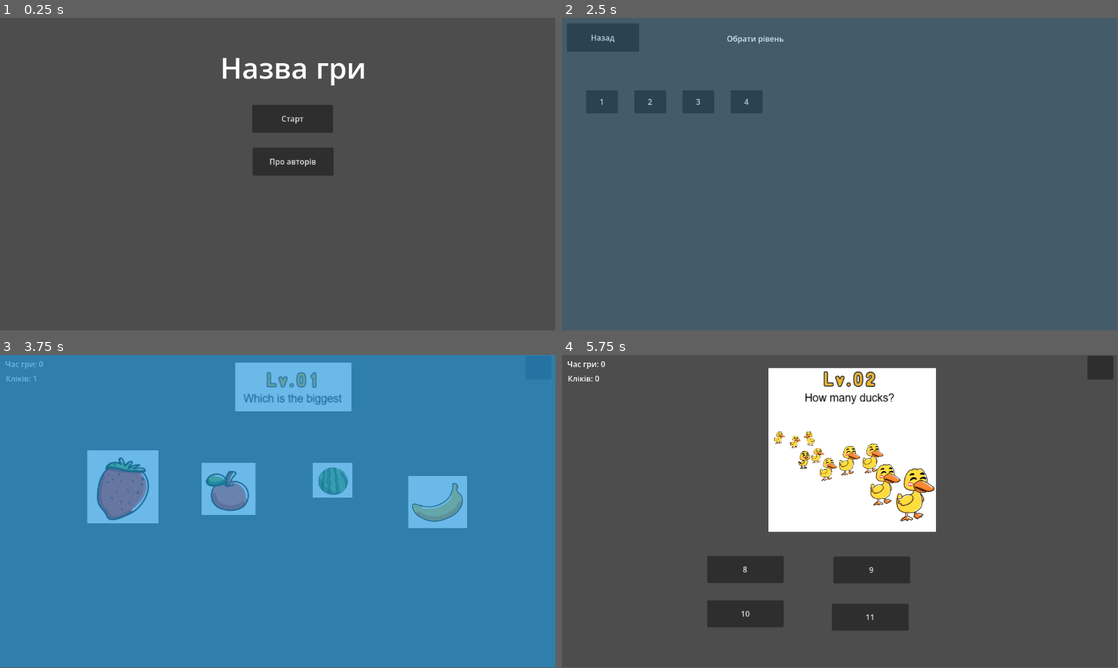
Above: before the commit, frames 1-4 (two rows, left to right).
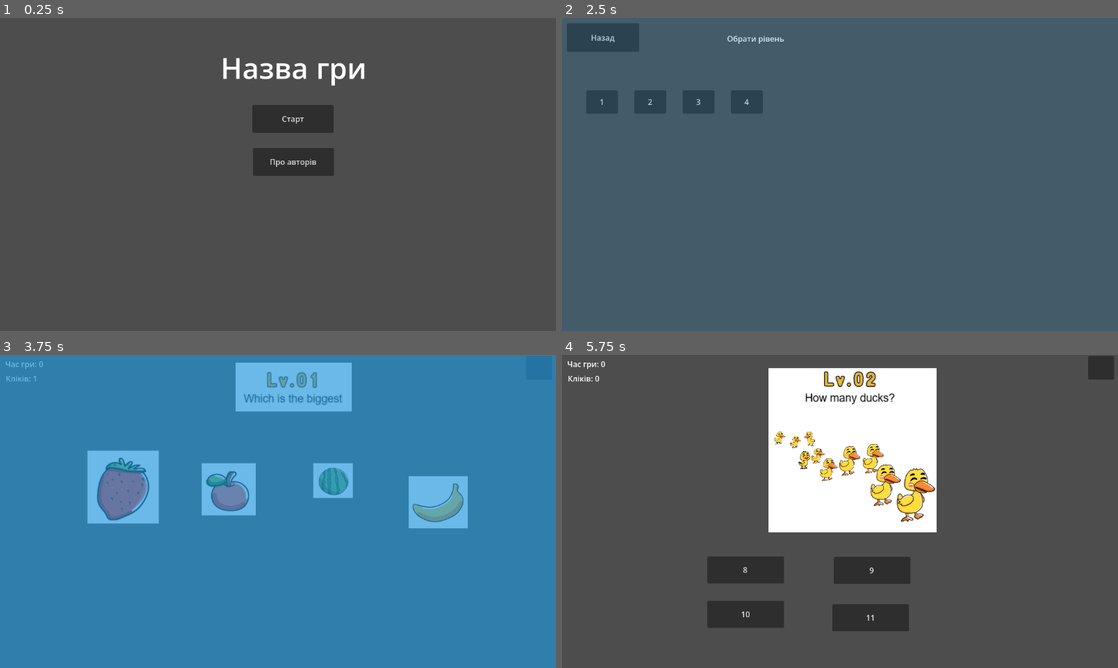
Above: after the commit, the same moments.

Repository: GeneralVimes/test-interface
Game: Godot game, scene res://start_screen.tscn
Two runs of this game, one before a commit and one after it. Both use one fixed random seed, a clock stepped at 60 frames per second and the inputs below. The engine's default icon, where the game draws it, is replaced by a stand-in: a white triangle on a blue panel in a dark square.
Inputs (mouse positions are in pixels of both pictures, inside the frame that each line leads up to):
- Up to frame 1 (0.25 s): no input
- Up to frame 2 (2.5 s): click "Старт" at 0.5 s; click "Назад" at 1.25 s; click "Старт" at 2 s
- Up to frame 3 (3.75 s): click "1" at 2.75 s; drag from (122, 486) to (439, 502) at 3.52 s
- Up to frame 4 (5.75 s): click "Вибір рівня" at 4.25 s; click "2" at 5 s
In our replay, the window is 799x449 before the commit and 800x450 after it. These sizes can differ from the game's own. Grey fills any space a smaller window leaves; there, only what the larger window draws over its background counts as a difference.

The runs differ from the first frame. In frame 1, 0.4% of the frame differs, in the area x 40-66%, y 12-48%; in frame 2, less than 0.1%; in frame 3, 0.5%; in frame 4, 1.6%, in the area x 32-95%, y 0-89%.

Commit message:
експорт в хтмл5

Diff:
--- a/levels/level_4.tscn
+++ b/levels/level_4.tscn
@@ -18,12 +18,12 @@
 metadata/_custom_type_script = "uid://cx1gdf525xwf5"
 
 [node name="Level4Background" type="Sprite2D" parent="." unique_id=1973337230]
-position = Vector2(586, 337)
+position = Vector2(574, 337)
 scale = Vector2(1.5368272, 2.0807366)
 texture = ExtResource("2_c8stx")
 
 [node name="Level4Car" type="Sprite2D" parent="." unique_id=1111336806]
-position = Vector2(145, 455)
+position = Vector2(131, 455)
 scale = Vector2(1.7646279, 1.7646279)
 texture = ExtResource("3_aqy51")
 
@@ -34,7 +34,7 @@
 shape = SubResource("RectangleShape2D_hokjj")
 
 [node name="Level4Sign" type="Sprite2D" parent="." unique_id=225611762]
-position = Vector2(1103.275, 438)
+position = Vector2(1089.275, 438)
 scale = Vector2(1.7646279, 1.7646279)
 texture = ExtResource("5_66w8i")
 
@@ -53,13 +53,13 @@
 shape = SubResource("RectangleShape2D_0fd8o")
 
 [node name="FallingRock" parent="." unique_id=14842685 instance=ExtResource("6_0fd8o")]
-position = Vector2(312, 494)
+position = Vector2(298, 494)
 
 [node name="FallingRock2" parent="." unique_id=243760854 instance=ExtResource("6_0fd8o")]
-position = Vector2(591, 493)
+position = Vector2(577, 493)
 
 [node name="FallingRock3" parent="." unique_id=2000868472 instance=ExtResource("6_0fd8o")]
-position = Vector2(854, 494)
+position = Vector2(840, 494)
 
 [connection signal="area_entered" from="Level4Car/Area2D" to="." method="_on_area_2d_area_entered"]
 [connection signal="input_event" from="Level4Car/Area2D" to="." method="_on_area_2d_input_event"]
--- a/project.godot
+++ b/project.godot
@@ -19,6 +19,10 @@
 
 Globals="*uid://c1remevqdp8cb"
 
+[display]
+
+window/stretch/mode="viewport"
+
 [physics]
 
 3d/physics_engine="Jolt Physics"
Not shown, added: export_presets.cfg
